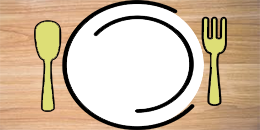
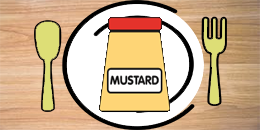
Layers edited between the first and the second 260×130 image:
showed group "mustard" (1 layers) over [99, 17, 170, 113]
